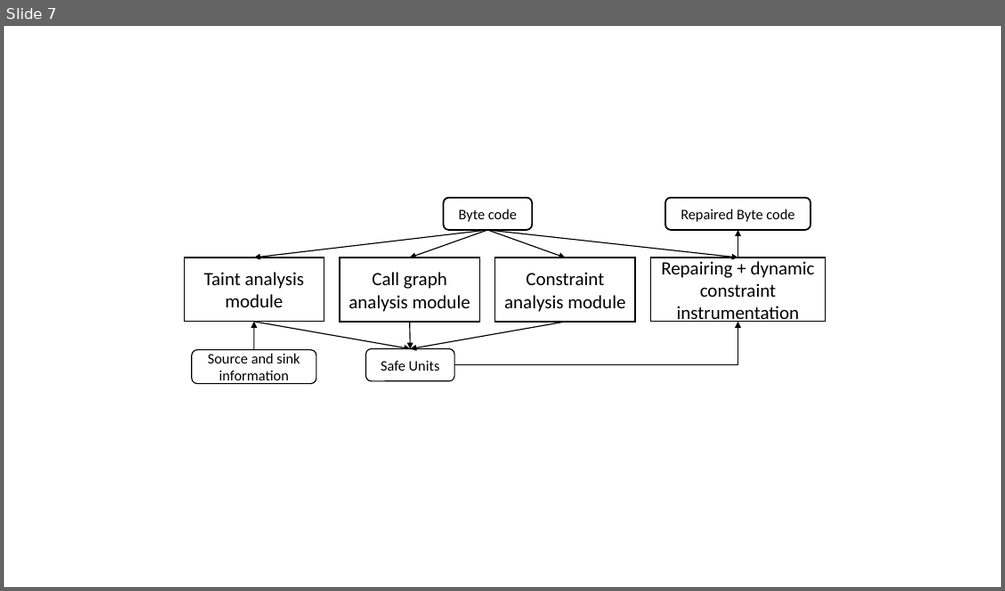
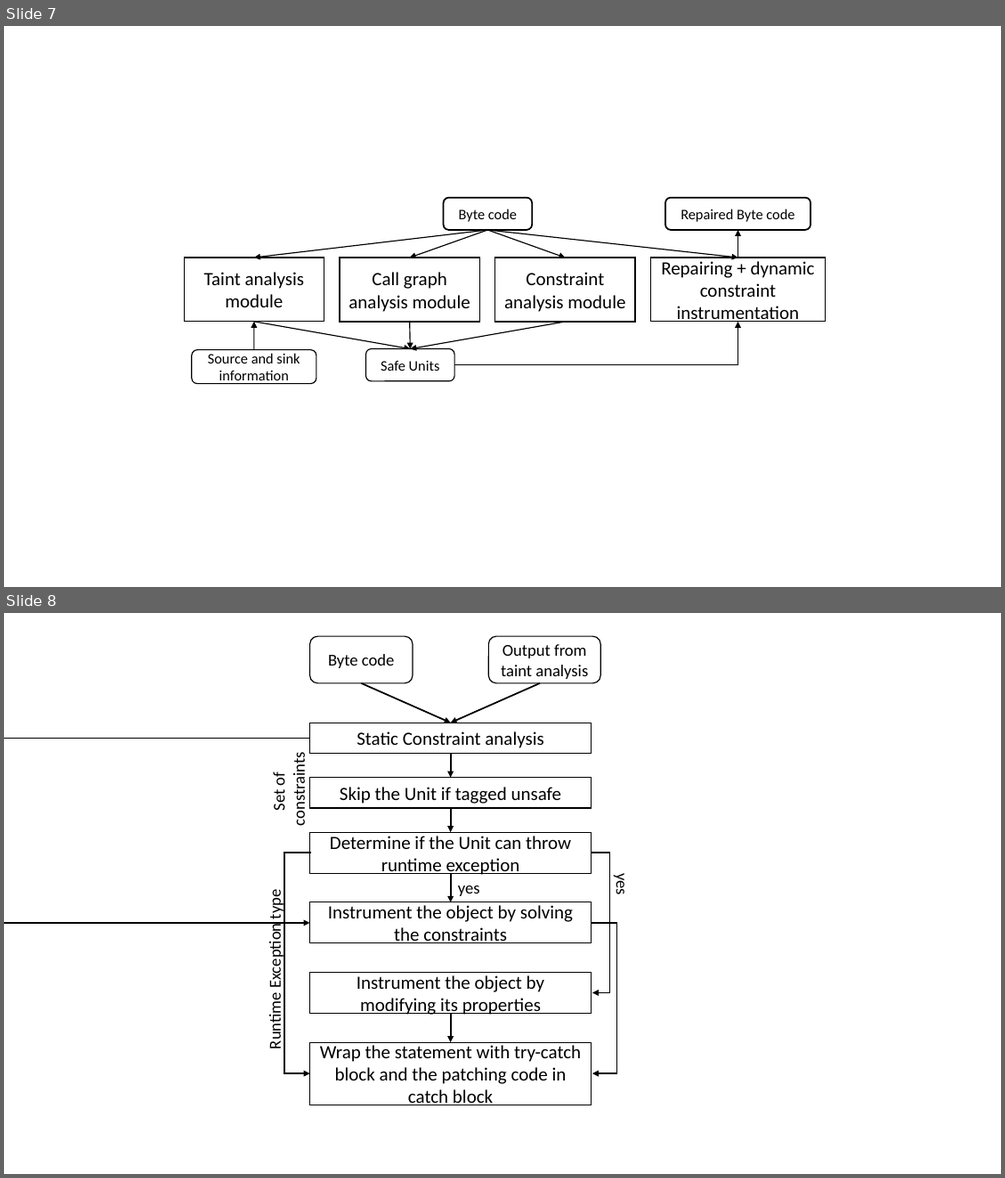
Before and after one commit to aritradhar/FSE2015, a slide deck: images/ArrayIndex.pptx. Shown one above the other, each under a label of ours: slide 7 before the commit, slides 7 and 8 after it. The pictures are 1005x591 and 1005x1178 pixels, drawn with LibreOffice and Linux fonts; fonts in the diff are those of the drawing. Boxes give left, top, right and bottom in pixels: in the first picture for what was removed or moved away, otherwise in the second. Text is boxed around its words. In the diff, an @@ line names an element or a change of style, - is before the commit and + after.

Commit message:
Patching module diagram changed

```diff
--- a/images/ArrayIndex.pptx
+++ b/images/ArrayIndex.pptx
@@ slide 8 added at <box>4,613,1001,1174</box>, background #FFFFFF @@
@@ rounded rectangle added at <box>310,636,413,683</box>, fill #FFFFFF, outline #000000 1 pt, 16 pt, text #000000 @@
+Byte code
@@ rounded rectangle added at <box>488,636,600,683</box>, fill #FFFFFF, outline #000000 1 pt, 16 pt, text #000000 @@
+Output from taint analysis
@@ arrow added from (362, 683) to (451, 723), #000000 1.5 pt @@
@@ arrow added from (540, 683) to (451, 723), #000000 1.5 pt @@
@@ elbow arrow added from (310, 738) to (310, 923), #000000 1.5 pt @@
@@ rectangle added at <box>310,723,591,754</box>, fill #FFFFFF, outline #000000 1 pt, 18 pt, text #000000 @@
+Static Constraint analysis
@@ text added at <box>269,759,309,824</box>, 16 pt, text #000000 @@
+Set of constraints
@@ arrow added from (451, 754) to (451, 778), #000000 1.5 pt @@
@@ rectangle added at <box>310,778,591,808</box>, fill #FFFFFF, outline #000000 1 pt, 18 pt, text #000000 @@
+Skip the Unit if tagged unsafe
@@ arrow added from (451, 808) to (451, 832), #000000 1.5 pt @@
@@ elbow arrow added from (310, 852) to (310, 1074), #000000 1.5 pt @@
@@ rectangle added at <box>310,832,591,873</box>, fill #FFFFFF, outline #000000 1 pt, 18 pt, text #000000 @@
+Determine if the Unit can throw runtime exception
@@ elbow arrow added from (591, 852) to (592, 993), #000000 1.5 pt @@
@@ arrow added from (451, 873) to (451, 902), #000000 1.5 pt @@
@@ text added at <box>612,875,632,894</box>, 16 pt, text #000000 @@
+yes
@@ text added at <box>265,892,285,1047</box>, 16 pt, text #000000 @@
+Runtime Exception type
@@ rectangle added at <box>310,902,591,943</box>, fill #FFFFFF, outline #000000 1 pt, 18 pt, text #000000 @@
+Instrument the object by solving the constraints
@@ text added at <box>458,885,480,896</box>, 16 pt, text #000000 @@
+yes
@@ elbow arrow added from (591, 923) to (592, 1074), #000000 1.5 pt @@
@@ rectangle added at <box>310,972,591,1013</box>, fill #FFFFFF, outline #000000 1 pt, 18 pt, text #000000 @@
+Instrument the object by modifying its properties
@@ arrow added from (451, 1013) to (451, 1042), #000000 1.5 pt @@
@@ rectangle added at <box>310,1042,591,1104</box>, fill #FFFFFF, outline #000000 1 pt, 18 pt, text #000000 @@
+Wrap the statement with try-catch block and the patching code in catch block
```
Also in this commit, not shown: 5 other files.
